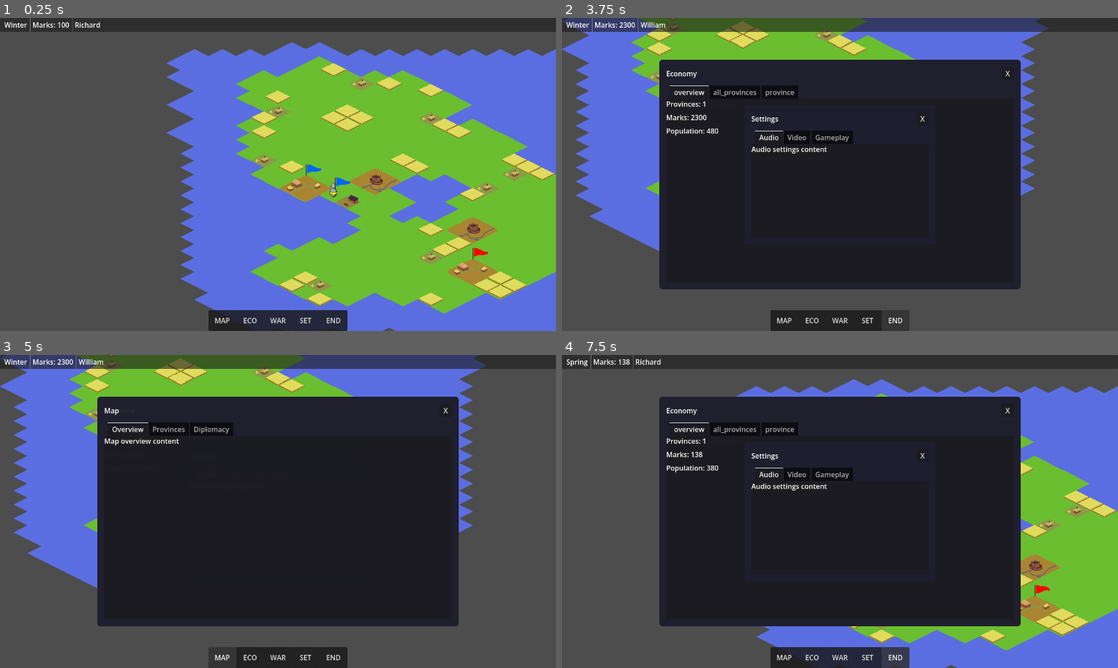
Above: before the commit, frames 1-4 (two rows, left to right).
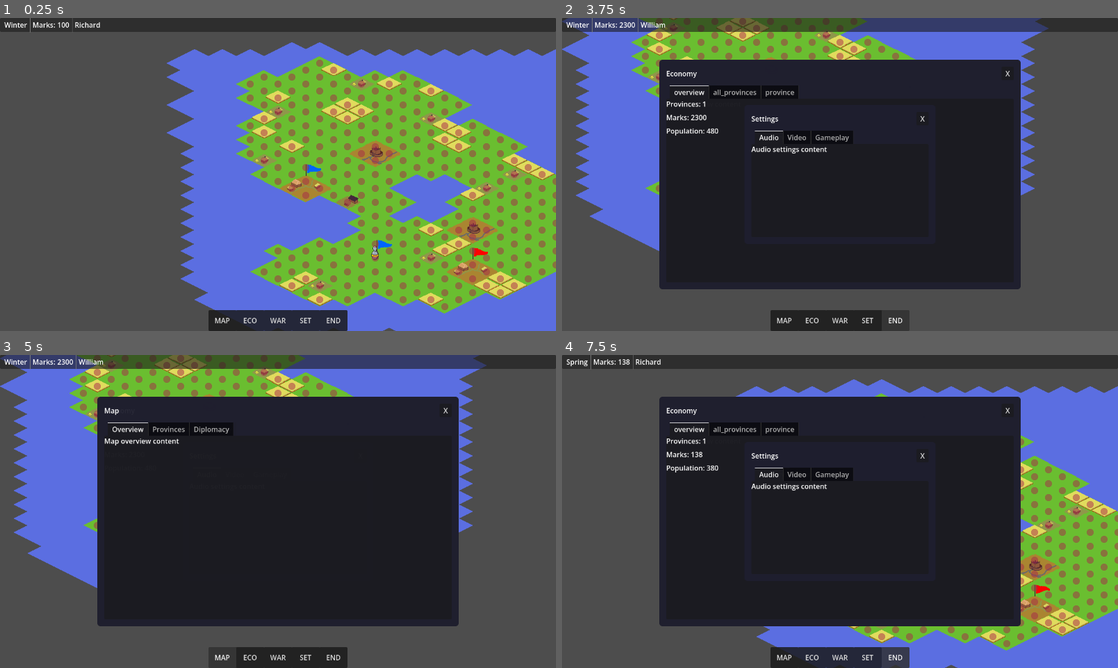
Above: after the commit, the same moments.

Repository: Charckle/strategemata_medieval
Game: Godot game, scene res://maps/overworld/test_maps/test_map_01/test_map_01.tscn
The game is run twice, just before and just after one commit, with the same random seed, the same clock (stepped at 60 frames per second) and the same inputs. This scene is started directly instead of the project's main scene.
Inputs:
- Up to frame 1 (0.25 s): no input
- Up to frame 2 (3.75 s): click "MAP" at 0.5 s; click "ECO" at 1.25 s; click "WAR" at 2 s; click "SET" at 2.75 s; click "END" at 3.5 s
- Up to frame 3 (5 s): click "MAP" at 4.25 s
- Up to frame 4 (7.5 s): click "ECO" at 5 s; click "WAR" at 5.75 s; click "SET" at 6.5 s; click "END" at 7.25 s

The runs differ from the first frame. In frame 1, 7.9% of the frame differs, in the area x 44-100%, y 13-94%; in frame 2, 1.7%; in frame 3, 1.7%; in frame 4, 2.0%.

Commit message:
shows where you can walk

Diff:
--- a/maps/overworld/o_base_map/o_base_map.tscn
+++ b/maps/overworld/o_base_map/o_base_map.tscn
@@ -5,6 +5,7 @@
 [ext_resource type="Script" uid="uid://b22ouhcqa77e" path="res://maps/overworld/o_base_map/tile_coords_debug.gd" id="2_0n9kl"]
 [ext_resource type="Script" uid="uid://7qwk2ti8nt2h" path="res://maps/overworld/o_base_map/camera_pan.gd" id="2_camera"]
 [ext_resource type="Script" uid="uid://dtcjcihojfayb" path="res://maps/overworld/o_base_map/pathfinding.gd" id="5_b2dcw"]
+[ext_resource type="Script" uid="uid://ryetjsmixaeu" path="res://maps/overworld/o_base_map/walkable_overlay.gd" id="6_walkable"]
 
 [node name="OBaseMap" type="Node2D" unique_id=1673006526]
 script = ExtResource("1_i7m4o")
@@ -21,6 +22,9 @@
 [node name="TileCoordsDebug" type="Node2D" parent="." unique_id=943890162]
 script = ExtResource("2_0n9kl")
 
+[node name="WalkableOverlay" type="Node2D" parent="." unique_id=901285694]
+script = ExtResource("6_walkable")
+
 [node name="BasebottomGUI" parent="." unique_id=956857993 instance=ExtResource("1_pughb")]
 
 [node name="Camera2D" type="Camera2D" parent="." unique_id=860185085]
--- a/maps/overworld/o_base_map/pathfinding.gd
+++ b/maps/overworld/o_base_map/pathfinding.gd
@@ -56,6 +56,10 @@
 		if is_walkable:
 			walkable_cells[cell] = true
 
+	var overlay = base_map.get_node_or_null("WalkableOverlay")
+	if overlay and overlay.has_method("refresh"):
+		overlay.refresh()
+
 	var next_id := 0
 	for cell_variant in walkable_cells.keys():
 		var cell: Vector2i = cell_variant
@@ -76,6 +80,10 @@
 			if not astar_graph.are_points_connected(from_id, to_id):
 				astar_graph.connect_points(from_id, to_id, true)
 
+
+
+func get_walkable_cells() -> Dictionary:
+	return walkable_cells
 
 
 func _is_walkable_cell(cell: Vector2i) -> bool:
--- /dev/null
+++ b/maps/overworld/o_base_map/walkable_overlay.gd
@@ -0,0 +1,48 @@
+extends Node2D
+
+@export var enabled := true:
+	set(value):
+		enabled = value
+		visible = value
+		queue_redraw()
+
+@export var circle_radius := 8.0
+@export var circle_color := Color(0.653, 0.154, 0.29, 0.5)
+
+@onready var _base_map: Node2D = get_parent()
+@onready var _tilemap_root: Node = _base_map.get_node_or_null("tilemap")
+@onready var _pathfinding: Node = _base_map.get_node_or_null("pathfinding")
+
+
+func _ready() -> void:
+	visible = enabled
+	queue_redraw()
+
+
+func refresh() -> void:
+	queue_redraw()
+
+
+func _draw() -> void:
+	if not enabled:
+		return
+	if _pathfinding == null or not _pathfinding.has_method("get_walkable_cells"):
+		return
+	var map_layer := _get_map_layer()
+	if map_layer == null:
+		return
+	var walkable_cells: Dictionary = _pathfinding.get_walkable_cells()
+	for cell_variant in walkable_cells.keys():
+		var cell: Vector2i = cell_variant
+		var world := map_layer.global_position + map_layer.map_to_local(cell)
+		var local_pos := to_local(world)
+		draw_circle(local_pos, circle_radius, circle_color)
+
+
+func _get_map_layer() -> TileMapLayer:
+	if _tilemap_root == null:
+		return null
+	for child in _tilemap_root.get_children():
+		if child is TileMapLayer and child.tile_set != null:
+			return child as TileMapLayer
+	return null
--- a/maps/overworld/test_maps/test_map_01/test_map_01.tscn
+++ b/maps/overworld/test_maps/test_map_01/test_map_01.tscn
@@ -54,19 +54,19 @@
 position = Vector2(544, 80)
 
 [node name="Field6" parent="provinces/Province/fields" parent_id_path=PackedInt32Array(496899077, 380677438) index="5" unique_id=107063502 instance=ExtResource("6_pud0s")]
-position = Vector2(320, 144)
+position = Vector2(320, 128)
 
 [node name="Field7" parent="provinces/Province/fields" parent_id_path=PackedInt32Array(496899077, 380677438) index="6" unique_id=1194900012 instance=ExtResource("6_pud0s")]
-position = Vector2(352, 128)
+position = Vector2(352, 112)
 
 [node name="Field8" parent="provinces/Province/fields" parent_id_path=PackedInt32Array(496899077, 380677438) index="7" unique_id=1306937863 instance=ExtResource("6_pud0s")]
-position = Vector2(384, 144)
+position = Vector2(384, 128)
 
 [node name="Field9" parent="provinces/Province/fields" parent_id_path=PackedInt32Array(496899077, 380677438) index="8" unique_id=1659957253 instance=ExtResource("6_pud0s")]
-position = Vector2(352, 160)
+position = Vector2(352, 144)
 
 [node name="Field10" parent="provinces/Province/fields" parent_id_path=PackedInt32Array(496899077, 380677438) index="9" unique_id=726228889 instance=ExtResource("6_pud0s")]
-position = Vector2(224, 256)
+position = Vector2(224, 208)
 
 [node name="Field11" parent="provinces/Province/fields" parent_id_path=PackedInt32Array(496899077, 380677438) index="10" unique_id=1715788368 instance=ExtResource("6_pud0s")]
 position = Vector2(160, 176)
@@ -78,16 +78,16 @@
 position = Vector2(576, 160)
 
 [node name="Field14" parent="provinces/Province/fields" parent_id_path=PackedInt32Array(496899077, 380677438) index="13" unique_id=483955300 instance=ExtResource("6_pud0s")]
-position = Vector2(512, 256)
+position = Vector2(608, 208)
 
 [node name="Field15" parent="provinces/Province/fields" parent_id_path=PackedInt32Array(496899077, 380677438) index="14" unique_id=550218542 instance=ExtResource("6_pud0s")]
-position = Vector2(480, 240)
+position = Vector2(576, 192)
 
 [node name="BasicEconomyBuilding" parent="provinces/Province/economy" parent_id_path=PackedInt32Array(496899077, 967963434) index="0" unique_id=1538586528 instance=ExtResource("7_a34qs")]
 position = Vector2(352, 336)
 
 [node name="Castle" parent="provinces/Province/defense" parent_id_path=PackedInt32Array(496899077, 1932121289) index="0" unique_id=938396409 instance=ExtResource("7_qq3c3")]
-position = Vector2(384, 272)
+position = Vector2(384, 208)
 
 [node name="Province2" parent="provinces" parent_id_path=PackedInt32Array(1550993670) index="1" unique_id=851865952 instance=ExtResource("3_yormb")]
 p_name = "Gondor"
@@ -158,7 +158,7 @@
 position = Vector2(608, 384)
 
 [node name="ArmiyFigure" parent="armies" parent_id_path=PackedInt32Array(1470001019) index="0" unique_id=567632873 instance=ExtResource("8_pud0s")]
-position = Vector2(320, 320)
+position = Vector2(416, 464)
 
 [editable path="provinces/Province"]
 [editable path="provinces/Province2"]
Not shown, added: maps/overworld/o_base_map/walkable_overlay.gd.uid
